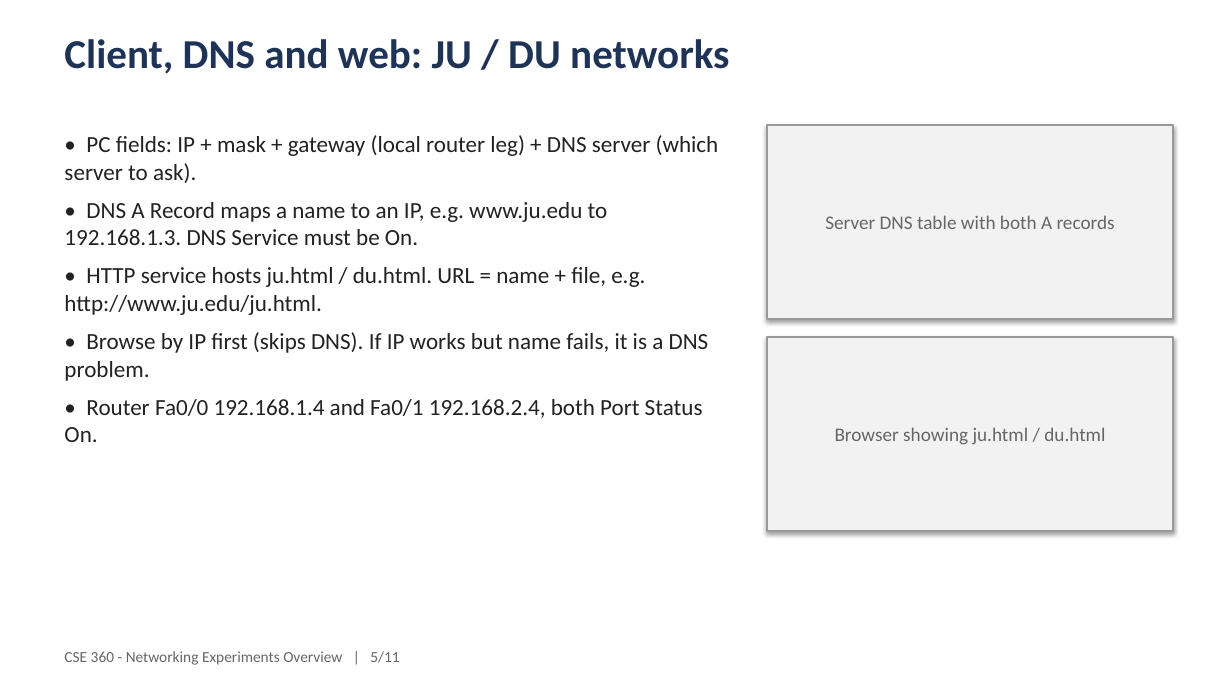
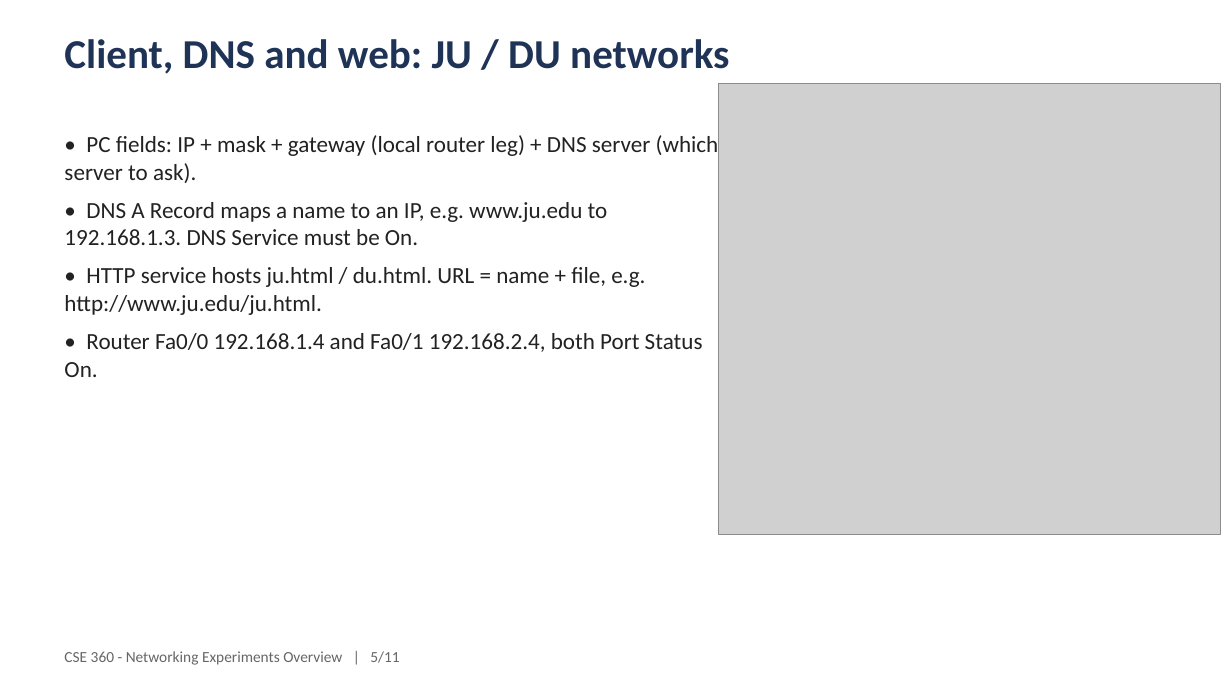
Before and after one commit to A7reus/CSE-360, a slide deck: slide 5 of presentation/CSE360-experiments-overview.pptx. Drawn at 1232x693 pixels with LibreOffice and Linux fonts; fonts in the diff are those of the drawing; grey boxes stand for pictures. Boxes give left, top, right and bottom in pixels: in the first picture for what was removed or moved away, otherwise in the second. Text is boxed around its words. In the diff, an @@ line names an element or a change of style, - is before the commit and + after.

```diff
--- a/presentation/CSE360-experiments-overview.pptx
+++ b/presentation/CSE360-experiments-overview.pptx
@@ picture added at box(718, 84, 1221, 535) @@
@@ rectangle removed at box(767, 125, 1174, 319) @@
-Server DNS table with both A records
@@ text at box(64, 332, 709, 381): paragraph removed @@
-• Browse by IP first (skips DNS). If IP works but name fails, it is a DNS problem.
@@ rectangle removed at box(767, 337, 1174, 531) @@
-Browser showing ju.html / du.html
```
Also in this commit, not shown: 8 other slides changed, 1 other file.
